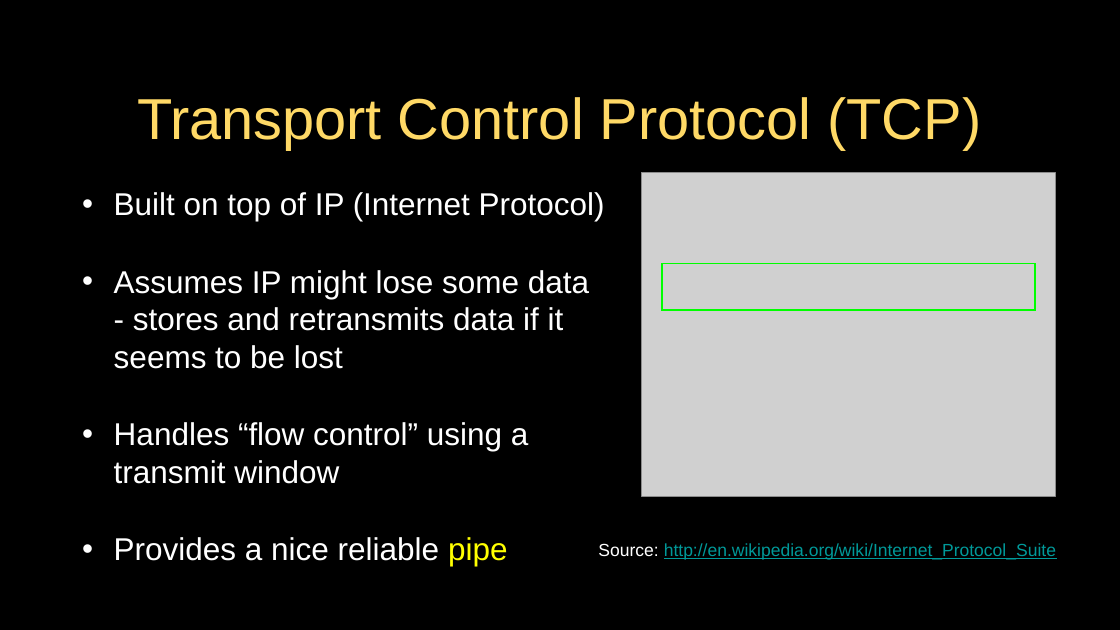
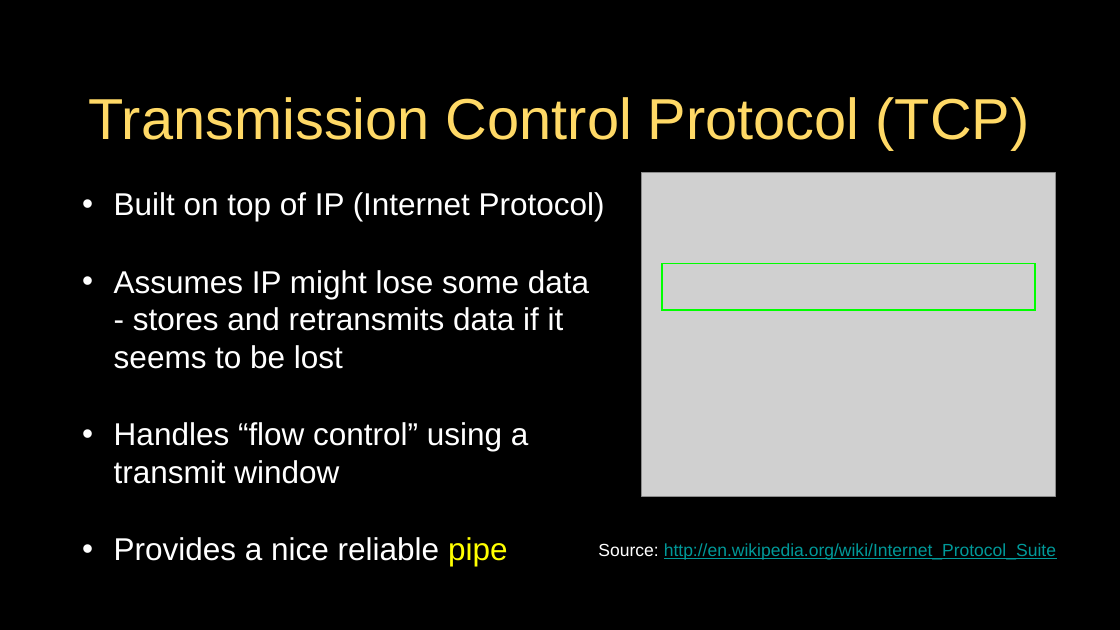
Before and after one commit to SOsintOps/py4e, a slide deck: slide 3 of lectures3/Pythonlearn-12-HTTP.pptx. Drawn at 1120x630 pixels with LibreOffice and Linux fonts; fonts in the diff are those of the drawing; grey boxes stand for pictures. Boxes give left, top, right and bottom in pixels: in the first picture for what was removed or moved away, otherwise in the second. Text is boxed around its words. In the diff, an @@ line names an element or a change of style, - is before the commit and + after.

Commit message:
Fix text and code errors in the chapter slides
Fixes 59 errors in the 16 chapter presentations (lectures3/Pythonlearn-NN-*.pptx):
typos, en dashes and curly quotes in code that Python rejects, Python 2 output
and messages (raw_input, <type 'list'>, range returning a list, u'' strings),
output that the code does not print, def __init(self)__, a missing ssl context
in opengeo.py, HTTP requests without \r\n, and a few wrong technical statements.
Only the text runs that change are edited; colors and layout are kept.

```diff
--- a/lectures3/Pythonlearn-12-HTTP.pptx
+++ b/lectures3/Pythonlearn-12-HTTP.pptx
@@ title at [89,97,1030,150]: text changed @@
-Transport Control Protocol (TCP)
+Transmission Control Protocol (TCP)
```
Also in this commit, not shown: 6 other slides changed, 15 other files.
